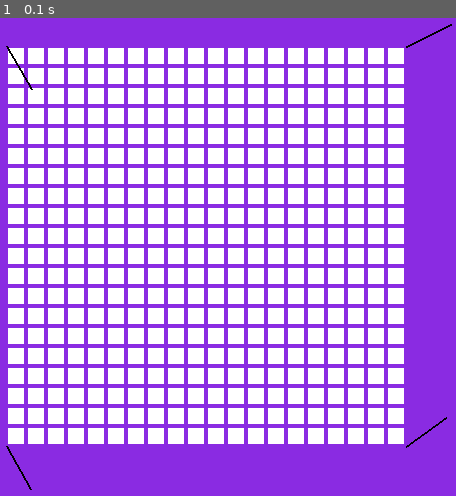
Above: before the commit, frame 1.
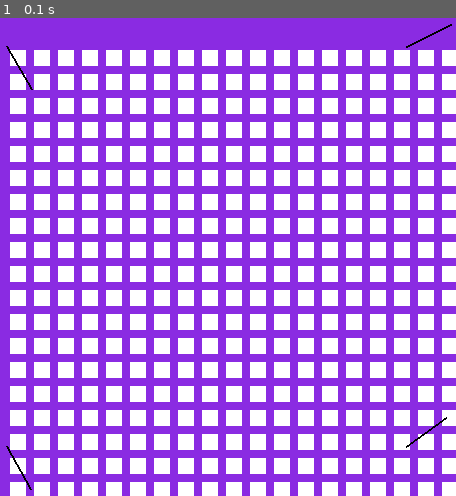
Above: after the commit, the same moment.

Repository: VasiliyNichnikov/perlin-noice
Game: pygame game, started from main.py
Same seed, same stepped clock (60 frames per second), same inputs: the game is played once before the commit and once after it.
Inputs:
- Up to frame 1 (0.1 s): no input

The runs differ from the first frame. In frame 1, 46% of the frame differs, in the area x 1-100%, y 6-100%.

Commit message:
Update config

Diff:
--- a/config.toml
+++ b/config.toml
@@ -9,7 +9,10 @@
 [config.colors]
 black = [0, 0, 0]
 white = [255, 255, 255]
-blue_violet = [138,43,226]
+blue_violet = [138, 43, 226]
+azure = [240, 255, 255]
+lemon_chiffon = [255, 250, 205]
+misty_rose = [255, 228, 225]
 
 
 [config.map]
@@ -18,3 +21,9 @@
 size_block = 16
 # Warning: Must be divided into two
 boundaries_between_blocks = 4
+
+[config.octave]
+angle_top_left = 45
+angle_bottom_left = 34
+angle_top_right = 23
+angle_bottom_right = -15
--- a/utils.py
+++ b/utils.py
@@ -3,6 +3,7 @@
 from typing import Dict, MutableMapping, Any, Tuple
 
 import toml
+from pygame import Vector2
 
 ROOT_DIR = os.path.dirname(os.path.abspath(__file__))
 PATH_CONFIG = f"{ROOT_DIR}/config.toml"
@@ -52,6 +53,9 @@
         self.__black = tuple(data["black"])
         self.__white = tuple(data["white"])
         self.__blue_violet = tuple(data["blue_violet"])
+        self.__azure = tuple(data["azure"])
+        self.__lemon_chiffon = tuple(data["lemon_chiffon"])
+        self.__misty_rose = tuple(data["misty_rose"])
 
     @property
     def black(self) -> Tuple[int, int, int]:
@@ -65,9 +69,42 @@
     def blue_violet(self) -> Tuple[int, int, int]:
         return self.__blue_violet
 
+    @property
+    def lemon_chiffon(self) -> Tuple[int, int, int]:
+        return self.__lemon_chiffon
+
+    @property
+    def misty_rose(self) -> Tuple[int, int, int]:
+        return self.__misty_rose
+
+
+class Octave:
+    def __init__(self, data: Dict) -> None:
+        self.__angle_top_left = data["angle_top_left"]
+        self.__angle_top_right = data["angle_top_right"]
+        self.__angle_bottom_left = data["angle_bottom_left"]
+        self.__angle_bottom_right = data["angle_bottom_right"]
+
+    @property
+    def angle_top_left(self) -> int:
+        return self.__angle_top_left
+
+    @property
+    def angle_top_right(self) -> int:
+        return self.__angle_top_right
+
+    @property
+    def angle_bottom_left(self) -> int:
+        return self.__angle_bottom_left
+
+    @property
+    def angle_bottom_right(self) -> int:
+        return self.__angle_bottom_right
+
 
 class Map:
     def __init__(self, data: Dict, width: int) -> None:
+        self.__width = width
         self.__size_block = data["size_block"]
         self.__boundaries_between_blocks = data["boundaries_between_blocks"]
         self.__frame = data["frame"]
@@ -79,7 +116,7 @@
 
     @property
     def borders(self) -> int:
-        return self.__boundaries_between_blocks / 2
+        return self.__boundaries_between_blocks
 
     @property
     def number_of_blocks(self) -> int:
@@ -89,6 +126,22 @@
     def half_frame(self) -> int:
         return self.__frame // 2
 
+    @property
+    def position_top_left(self) -> Vector2:
+        return Vector2(0, 0)
+
+    @property
+    def position_top_right(self) -> Vector2:
+        return Vector2(self.__number_of_blocks, 0)
+
+    @property
+    def position_bottom_left(self) -> Vector2:
+        return Vector2(0, self.__number_of_blocks)
+
+    @property
+    def position_bottom_right(self) -> Vector2:
+        return Vector2(self.__number_of_blocks, self.__number_of_blocks)
+
 
 class Config(BaseConfig):
     def __init__(self) -> None:
@@ -97,6 +150,7 @@
         self.__caption = Caption(self._config["caption"])
         self.__colors = Colors(self._config["colors"])
         self.__map = Map(self._config["map"], self.__screen.width)
+        self.__octave = Octave(self._config["octave"])
 
     @property
     def screen(self) -> Screen:
@@ -114,6 +168,10 @@
     def map(self) -> Map:
         return self.__map
 
+    @property
+    def octave(self) -> Octave:
+        return self.__octave
+
 
 __config = None
 
